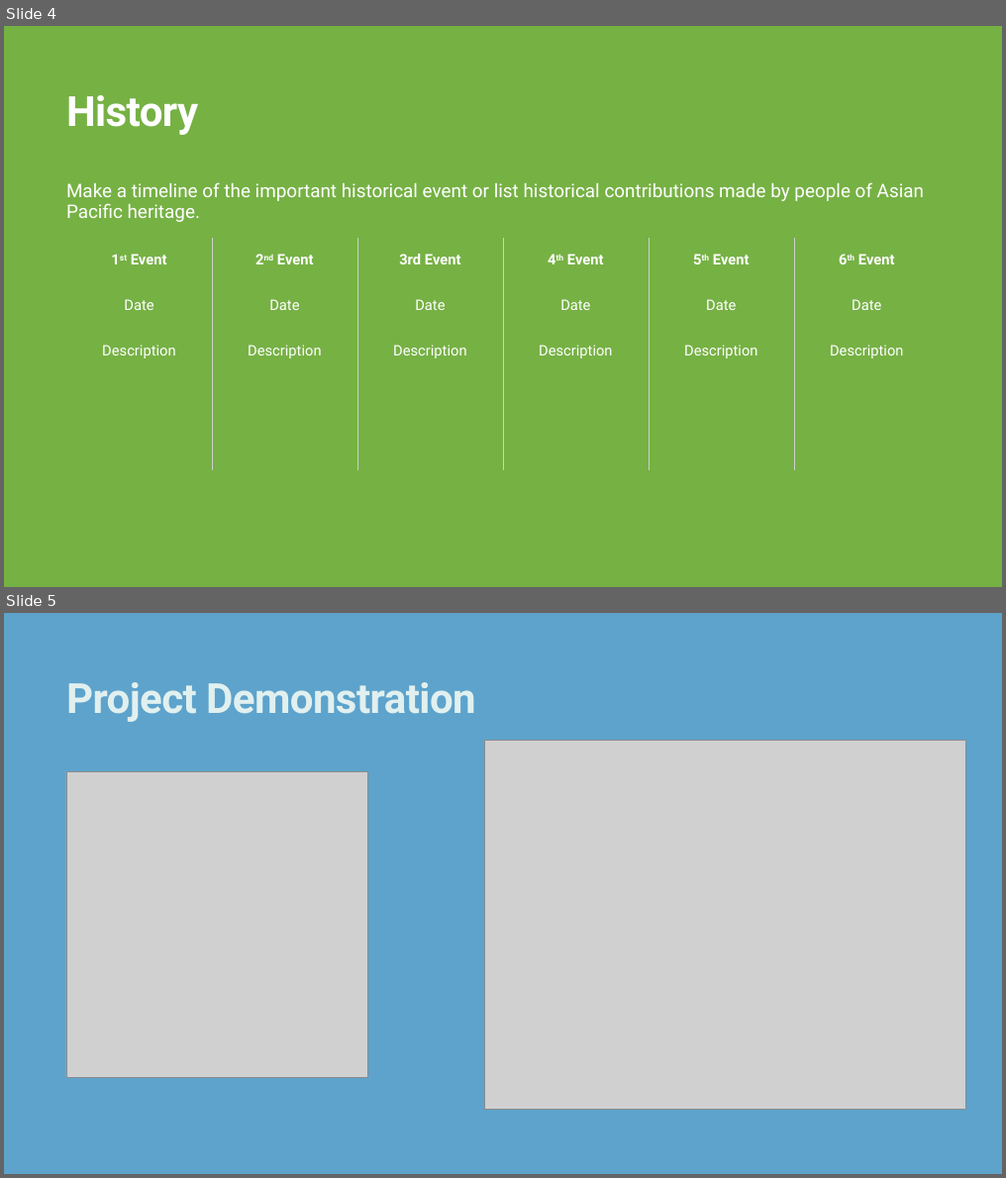
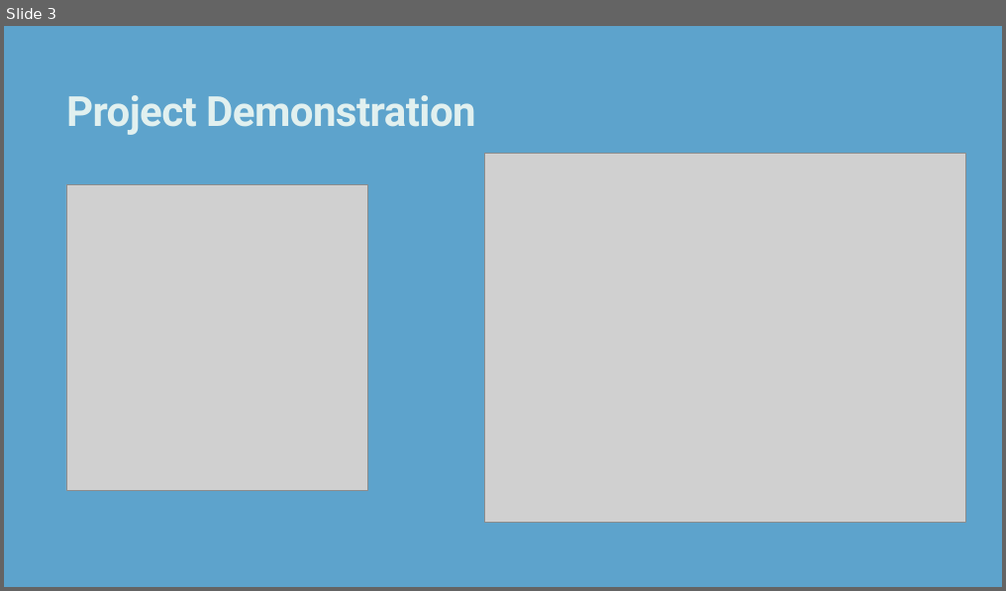
Before and after one commit to KaziRifatMorshed/student-database-oop-java-swing, a slide deck: Presentation.pptx. Shown one above the other, each under a label of ours: slides 4 and 5 before the commit, slide 3 after it. The pictures are 1006x1178 and 1006x591 pixels, drawn with LibreOffice and Linux fonts; fonts in the diff are those of the drawing; grey boxes stand for pictures; background and template pictures are left out. Boxes give left, top, right and bottom in pixels: in the first picture for what was removed or moved away, otherwise in the second. Text is boxed around its words. In the diff, an @@ line names an element or a change of style, - is before the commit and + after.

```diff
--- a/Presentation.pptx
+++ b/Presentation.pptx
@@ slide 4 removed at (4,26,1002,587), background #76B144 @@
@@ title removed at (66,95,198,135) @@
-History
@@ text removed at (66,182,924,222) @@
-Make a timeline of the important historical event or list historical contributions made by people of Asian Pacific heritage.
@@ table removed at (66,238,938,470), 3 rows, 6 columns @@
-1st Event | 2nd Event | 3rd Event | 4th Event | 5th Event | 6th Event
-Date | Date | Date | Date | Date | Date
-Description | Description | Description | Description | Description | Description
@@ what was slide 5 is now slide 3 @@
```
Also in this commit, not shown: 1 slide changed, 1 slide added, 1 other slide removed, 1 other file.
